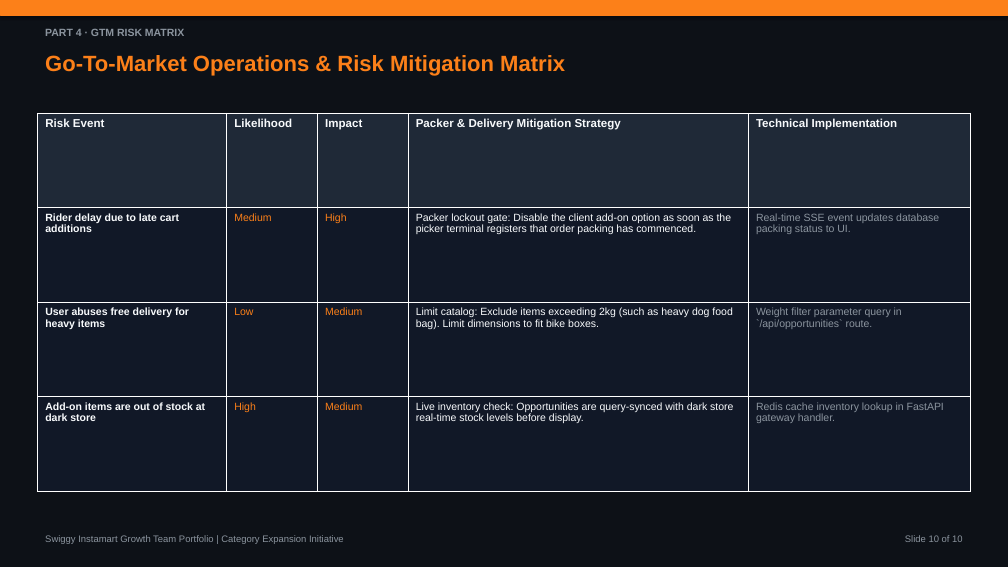
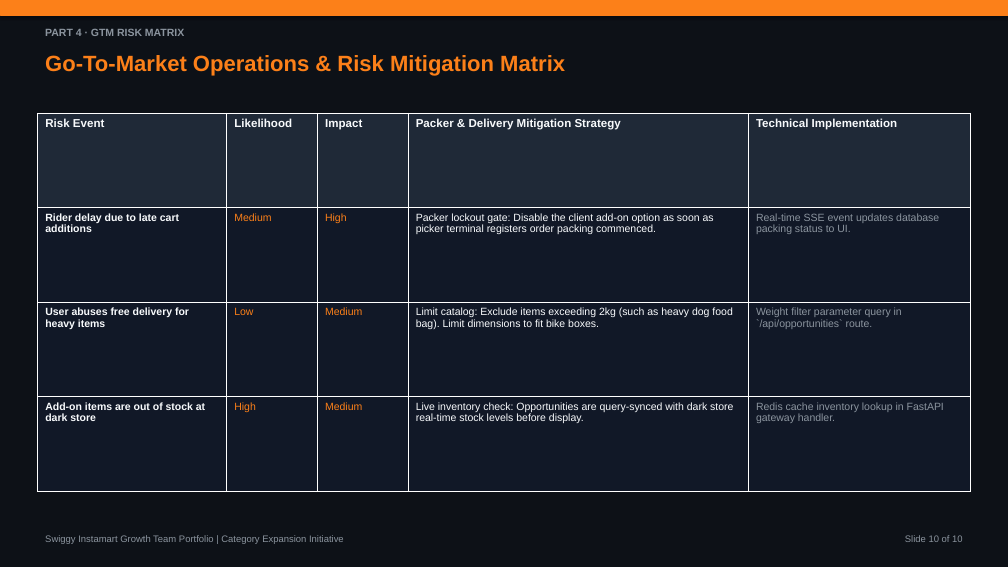
Before and after one commit to aashritamalviya1999/swiggy-instamart-discovery, a slide deck: slide 10 of NL Swiggy Instamart.pptx. Drawn at 1008x567 pixels with LibreOffice and Linux fonts; fonts in the diff are those of the drawing. Boxes give left, top, right and bottom in pixels: in the first picture for what was removed or moved away, otherwise in the second. Text is boxed around its words. In the diff, an @@ line names an element or a change of style, - is before the commit and + after.

```diff
--- a/NL Swiggy Instamart.pptx
+++ b/NL Swiggy Instamart.pptx
@@ table at [38,113,970,492] @@
-row 2, column 4: Packer lockout gate: Disable the client add-on option as soon as the picker terminal registers that order packing has commenced.
+row 2, column 4: Packer lockout gate: Disable the client add-on option as soon as picker terminal registers order packing commenced.
```
Also in this commit, not shown: 2 other slides changed, 1 other file.
